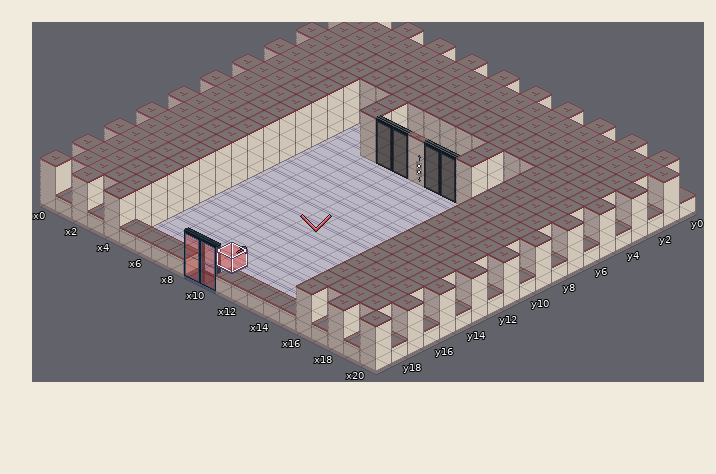
Level history. Tiled map: scratch/floor2-preproom.tmx. The picture above is the old version.
Cells are 32x16 px. Isometric: x runs down to the right, y down to the left. Shown: x 0..20, y 0..19.
After:
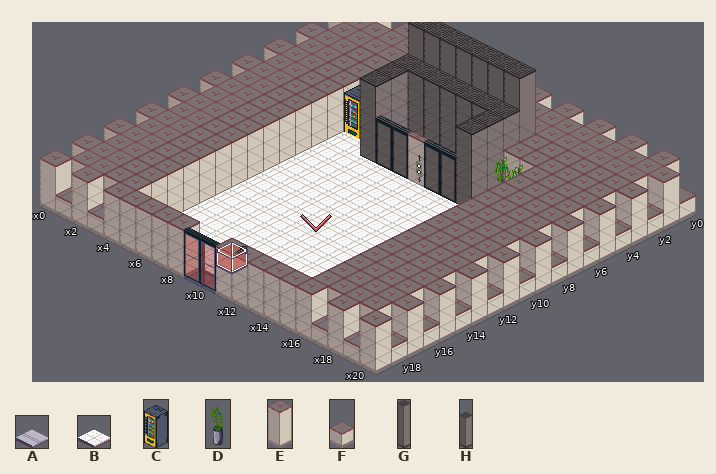
Key: from "floors": A 1, B 9; from "props": C 3, D 7; from "walls": E 15, F 16; from "walls128": G 0, H 1.
_ is an empty cell.
What changed:
Layer "Tiles":
y 3: x 7..13 EEEEEEE -> GGGGGGG
y 4: x 7..13 EEEEEEE -> HHHHHHH
y 5: x 5..7 AAE -> CCH; x 13..15 EAA -> HDD
y 6: x 5..7 AAE -> BBH; x 13..14 EA -> HB
y 7..18: x 5..14 AAAAAAAAAA -> BBBBBBBBBB
y 19: x 5..8 FFFF -> EEEE; x 11..15 FFFFF -> EEEEE
